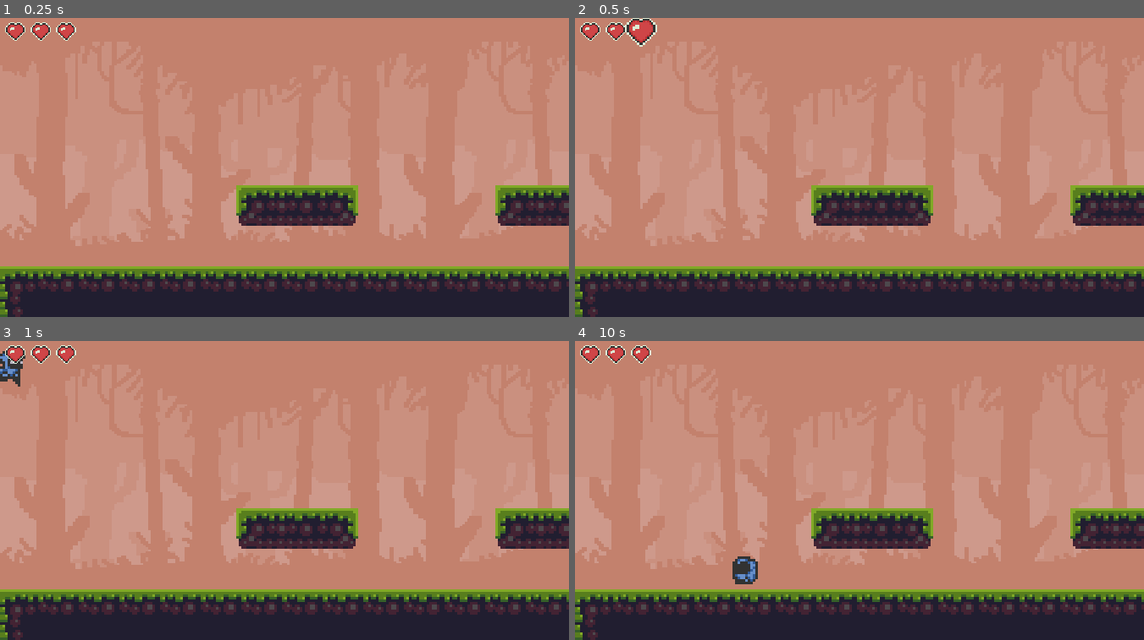
Above: before the commit, frames 1-4 (two rows, left to right).
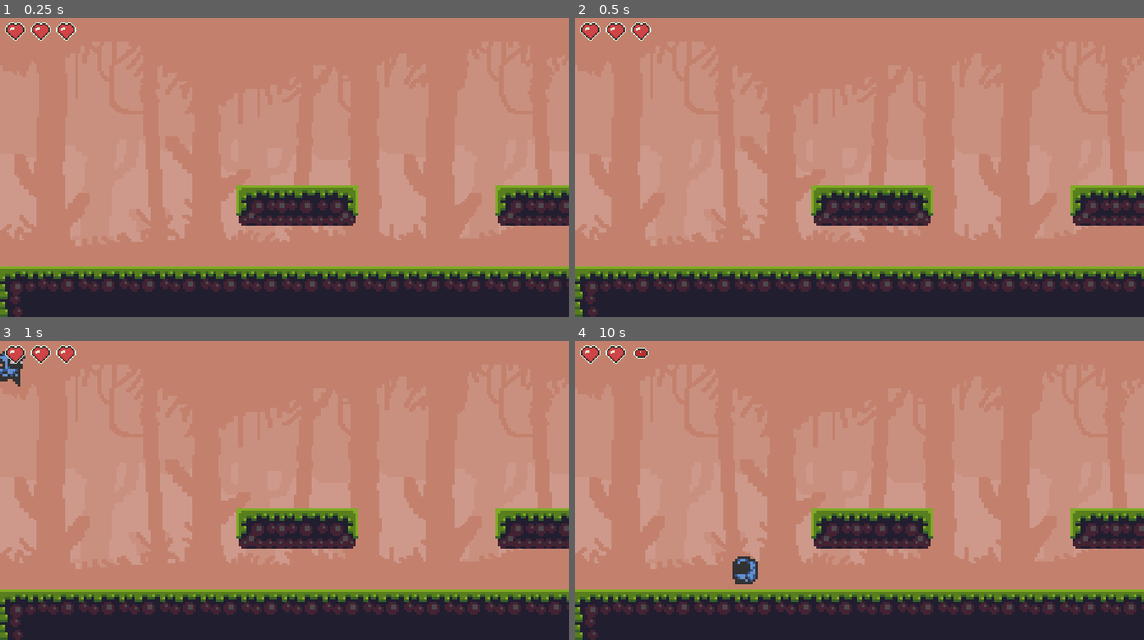
Above: after the commit, the same moments.

Repository: MarioCFC/godotPMDM
Game: Godot game, scene res://Scenes/Nivel.tscn
The game is run twice, just before and just after one commit, with the same random seed, the same clock (stepped at 60 frames per second) and the same inputs.
Inputs:
- Up to frame 1 (0.25 s): no input
- Up to frame 2 (0.5 s): no input
- Up to frame 3 (1 s): hold Right (ui_right) from 0.53 s (still down); tap Up (ui_up) at 0.77 s
- Up to frame 4 (10 s): tap Up (ui_up) at 1.52, 3.02, 3.77, 4.52, 6.02, 6.77, 7.52, 9.02, 9.77 s; release Right (ui_right) at 2.03 s; hold Left (ui_left) 2.03-2.78 s; hold Right (ui_right) 2.78-4.28 s; hold Left (ui_left) 4.28-5.03 s; hold Right (ui_right) 5.03-5.78 s; hold Left (ui_left) 5.78-7.28 s; hold Right (ui_right) 7.28-9.53 s; hold Left (ui_left) from 9.53 s (still down)

Frame 1 is identical in both runs. In frame 2, 0.3% of the frame differs, in the area x 8-15%, y 0-10%; in frame 3, nothing differs; in frame 4, 0.1%.

Commit message:
Terminando la parte de las vidas del HUD,falta asociarla a una variable de la vida del personaje y si eso meter un metodo para instanciar el numero de corazones en base a la vida. Para el ataque definir metodos comunes, como si fuera una clase abstracta o uso de interfaces

Diff:
--- a/Scenes/IndividualLifeHearth.gd
+++ /dev/null
@@ -1,3 +0,0 @@
-extends Node2D
-
-class_name IndividualLifeHearth
--- a/Scenes/IndividualLifeHearth.tscn
+++ b/Scenes/IndividualLifeHearth.tscn
@@ -1,12 +1,12 @@
-[gd_scene load_steps=6 format=2]
+[gd_scene load_steps=7 format=2]
 
 [ext_resource path="res://Sprites/hud elements/hearts_hud.png" type="Texture" id=1]
-[ext_resource path="res://Scenes/IndividualLifeHearth.gd" type="Script" id=2]
+[ext_resource path="res://Scripts/IndividualLifeheart.gd" type="Script" id=2]
+[ext_resource path="res://Sprites/hud elements/lost_hearts_anim_strip_5.png" type="Texture" id=3]
 
 [sub_resource type="Animation" id=3]
-resource_name = "HeartLosed"
+resource_name = "HeartLose"
 length = 0.5
-loop = true
 tracks/0/type = "value"
 tracks/0/path = NodePath("Sprite:hframes")
 tracks/0/interp = 1
@@ -30,6 +30,30 @@
 "transitions": PoolRealArray( 1, 1 ),
 "update": 0,
 "values": [ 0, 4 ]
+}
+tracks/2/type = "value"
+tracks/2/path = NodePath("Sprite:texture")
+tracks/2/interp = 1
+tracks/2/loop_wrap = true
+tracks/2/imported = false
+tracks/2/enabled = true
+tracks/2/keys = {
+"times": PoolRealArray( 0 ),
+"transitions": PoolRealArray( 1 ),
+"update": 1,
+"values": [ ExtResource( 3 ) ]
+}
+tracks/3/type = "value"
+tracks/3/path = NodePath("Sprite:scale")
+tracks/3/interp = 1
+tracks/3/loop_wrap = true
+tracks/3/imported = false
+tracks/3/enabled = true
+tracks/3/keys = {
+"times": PoolRealArray( 0 ),
+"transitions": PoolRealArray( 1 ),
+"update": 0,
+"values": [ Vector2( 0.5, 0.5 ) ]
 }
 
 [sub_resource type="Animation" id=1]
@@ -71,6 +95,18 @@
 "transitions": PoolRealArray( 1 ),
 "update": 1,
 "values": [ 0 ]
+}
+tracks/3/type = "value"
+tracks/3/path = NodePath("Sprite:hframes")
+tracks/3/interp = 1
+tracks/3/loop_wrap = true
+tracks/3/imported = false
+tracks/3/enabled = true
+tracks/3/keys = {
+"times": PoolRealArray( 0 ),
+"transitions": PoolRealArray( 1 ),
+"update": 1,
+"values": [ 1 ]
 }
 
 [sub_resource type="Animation" id=2]
@@ -144,6 +180,6 @@
 texture = ExtResource( 1 )
 
 [node name="AnimationPlayer" type="AnimationPlayer" parent="."]
-anims/HeartLosed = SubResource( 3 )
+anims/HeartLose = SubResource( 3 )
 anims/Idle = SubResource( 1 )
 anims/RESET = SubResource( 2 )
--- a/Scenes/Nivel.tscn
+++ b/Scenes/Nivel.tscn
@@ -60,10 +60,10 @@
 [node name="CollisionShape2D" type="CollisionShape2D" parent="InvisibleComponents/LeftLimitWall"]
 shape = SubResource( 2 )
 
-[node name="Respawn" type="Node2D" parent="InvisibleComponents"]
+[node name="DeathArea" type="Node2D" parent="InvisibleComponents"]
 position = Vector2( 146, 0 )
 
-[node name="Area2D" type="Area2D" parent="InvisibleComponents/Respawn"]
+[node name="Area2D" type="Area2D" parent="InvisibleComponents/DeathArea"]
 position = Vector2( 790, 81 )
 collision_layer = 2
 collision_mask = 2
@@ -71,10 +71,10 @@
 "_edit_group_": true
 }
 
-[node name="CollisionShape2D" type="CollisionShape2D" parent="InvisibleComponents/Respawn/Area2D"]
+[node name="CollisionShape2D" type="CollisionShape2D" parent="InvisibleComponents/DeathArea/Area2D"]
 shape = SubResource( 1 )
 
-[node name="Area2D2" type="Area2D" parent="InvisibleComponents/Respawn"]
+[node name="Area2D2" type="Area2D" parent="InvisibleComponents/DeathArea"]
 position = Vector2( -242, 82 )
 collision_layer = 2
 collision_mask = 2
@@ -83,7 +83,7 @@
 "_edit_group_": true
 }
 
-[node name="CollisionShape2D" type="CollisionShape2D" parent="InvisibleComponents/Respawn/Area2D2"]
+[node name="CollisionShape2D" type="CollisionShape2D" parent="InvisibleComponents/DeathArea/Area2D2"]
 position = Vector2( 204.5, 0 )
 shape = SubResource( 1 )
 
@@ -135,5 +135,5 @@
 anchor_right = 0.0
 anchor_bottom = 0.0
 
-[connection signal="body_entered" from="InvisibleComponents/Respawn/Area2D" to="Jugador" method="playerEnterDeathZone"]
-[connection signal="body_entered" from="InvisibleComponents/Respawn/Area2D2" to="Jugador" method="playerEnterDeathZone"]
+[connection signal="body_entered" from="InvisibleComponents/DeathArea/Area2D" to="." method="playerEnterDeathZone"]
+[connection signal="body_entered" from="InvisibleComponents/DeathArea/Area2D2" to="." method="playerEnterDeathZone"]
--- a/Scripts/HUD.gd
+++ b/Scripts/HUD.gd
@@ -1,13 +1,23 @@
 extends Control
 
-
-# Declare member variables here. Examples:
-# var a = 2
-# var b = "text"
+var actualHeart : IndividualLifeHeart
+# Estaria bien crear funcion que instancie los corazones automaticamente en base a la vida del jugador
+func _ready():
+	activateNextheart()
 
 
+func loseHearth():
+	actualHeart.loseHeart()
+	#Apaño rapido el yield deberia de hacerse de tal manera que espera a que el animation player de
+	#arriba ejecute la senal "animation_finished". Para evitarlo se crea un temporizado que dura lo mismo que la animacion
+	yield(get_tree().create_timer(0.5), "timeout")
+	activateNextheart()
 
-# Called every frame. 'delta' is the elapsed time since the previous frame.
-func _process(delta):
-	var actualHearth = self.get_children()[get_child_count() - 1] as IndividualLifeHearth
-	actualHearth.get_node("AnimationPlayer").play("Idle")
+func activateNextheart():
+#	Tecnicamente es un for que recorre la lista desde el ultimo al primero
+	for i in range(get_child_count()-1, -1, -1):
+		var heart = get_child(i) as IndividualLifeHeart
+		if(!heart.isLosedheart):
+			actualHeart = heart
+			actualHeart.activateHeart()
+			break
--- /dev/null
+++ b/Scripts/IndividualLifeheart.gd
@@ -0,0 +1,16 @@
+extends Node2D
+
+class_name IndividualLifeHeart
+
+var isLosedheart = false
+
+
+func recoverheart():
+	isLosedheart = false
+
+func loseHeart():
+	$AnimationPlayer.play("HeartLose")
+	isLosedheart = true
+
+func activateHeart():
+	$AnimationPlayer.play("Idle")
--- a/Scripts/Jugador.gd
+++ b/Scripts/Jugador.gd
@@ -59,7 +59,3 @@
 
 func hasattacked():
 	isAttacking = false
-
-func playerEnterDeathZone(body):
-#	Aquí se muere
-	self.position = Vector2(98,36)
--- a/Scripts/Nivel1.gd
+++ b/Scripts/Nivel1.gd
@@ -14,3 +14,9 @@
 
 #func _process(delta):
 #	pass
+
+
+func playerEnterDeathZone(body):
+#	Aquí se muere
+	$Jugador.global_position = Vector2(98,36)
+	$CanvasLayer/HUD.loseHearth()
--- a/project.godot
+++ b/project.godot
@@ -10,12 +10,12 @@
 
 _global_script_classes=[ {
 "base": "Node2D",
-"class": "IndividualLifeHearth",
+"class": "IndividualLifeHeart",
 "language": "GDScript",
-"path": "res://Scenes/IndividualLifeHearth.gd"
+"path": "res://Scripts/IndividualLifeheart.gd"
 } ]
 _global_script_class_icons={
-"IndividualLifeHearth": ""
+"IndividualLifeHeart": ""
 }
 
 [application]
@@ -40,7 +40,7 @@
 
 ui_attack={
 "deadzone": 0.5,
-"events": [ Object(InputEventKey,"resource_local_to_scene":false,"resource_name":"","device":0,"alt":false,"shift":false,"control":false,"meta":false,"command":false,"pressed":false,"scancode":32,"physical_scancode":0,"unicode":0,"echo":false,"script":null)
+"events": [ Object(InputEventKey,"resource_local_to_scene":false,"resource_name":"","device":0,"alt":false,"shift":false,"control":false,"meta":false,"command":false,"pressed":false,"scancode":0,"physical_scancode":32,"unicode":0,"echo":false,"script":null)
  ]
 }
 
